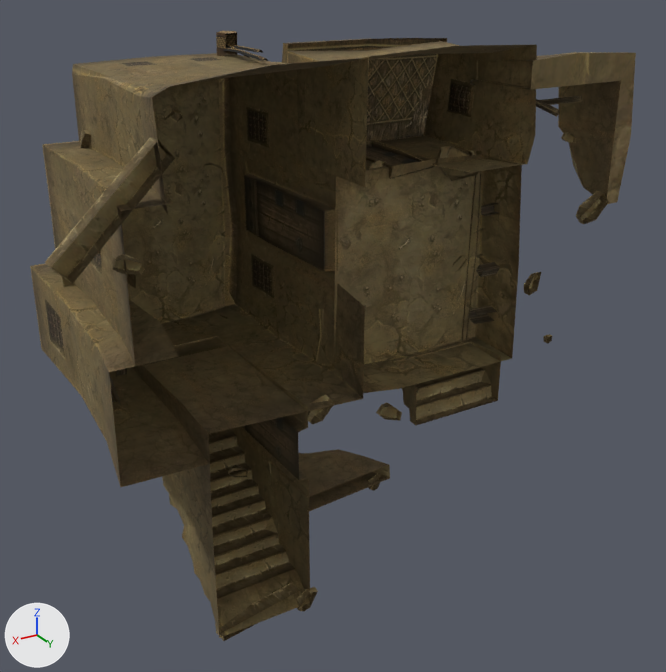
The OBJ model sceneobjs/zhanchang_fuben_206/zhanchang_fuben_206_building_shafang_01c.obj as it was, and as the next commit left it.
Rendered twice from a camera (50 mm lens) standing at (286.0, 438.0, 178.0) and looking at (-26.0, -81.0, -81.0). The lights are fixed; the arrows at lower left show +X, +Y and +Z. Where no turn or scale is listed for an object, it has been applied to the vertices. Vertices at the same position are counted once.

In view in the first picture: 'zhanchang_fuben_206_building_shafang_01c'.
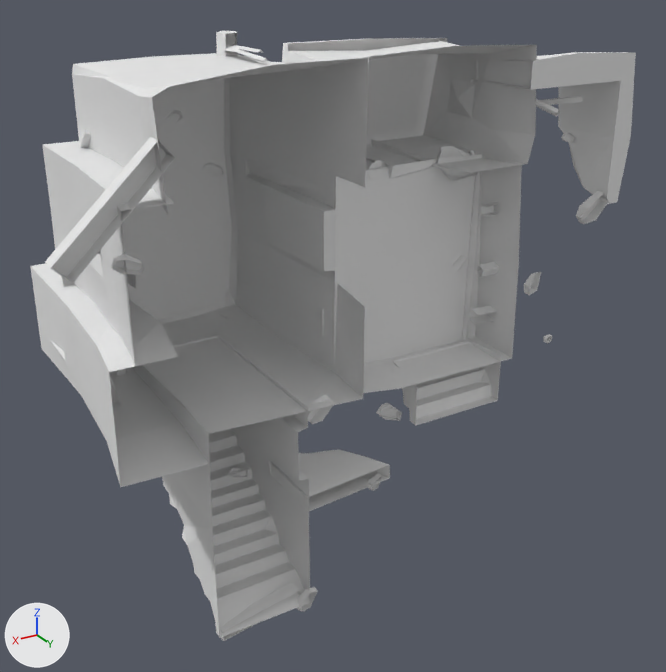
Changed parts and their boxes (x1, y1, x2, y2) in the pictures (666 x 672 px):
part 1 of me_zhanchang_fuben_206_building_shafang_01c, recoloured (brown to grey)
    both: (44, 31, 522, 638)
part 2 of me_zhanchang_fuben_206_building_shafang_01c, recoloured (brown to grey)
    both: (45, 60, 609, 641)
part 3 of me_zhanchang_fuben_206_building_shafang_01c, recoloured (black to grey)
    both: (109, 44, 583, 634)
part 4 of me_zhanchang_fuben_206_building_shafang_01c, recoloured (brown to grey)
    both: (30, 41, 636, 528)

The edits, one by one:
Material 'material_4' (mat_material_4_1) is new.
Its base color is (0.8, 0.8, 0.8) (white #e7e7e7).
Its roughness is 1.0.
Material 'material_2' (mat_material_2_1) is new.
Its base color is (0.8, 0.8, 0.8) (white #e7e7e7).
Its roughness is 1.0.
Material 'material_1' (mat_material_1_1) is new.
Its base color is (0.8, 0.8, 0.8) (white #e7e7e7).
Its roughness is 1.0.
Material 'material_3' (mat_material_3_1) is new.
Its base color is (0.8, 0.8, 0.8) (white #e7e7e7).
Its roughness is 1.0.
me_zhanchang_fuben_206_building_shafang_01c has 877 vertices, 1200 faces and spans x -214.0..184.0, y -202.0..4.0, z -238.0..122.0.
me_zhanchang_fuben_206_building_shafang_01c is used by ob_zhanchang_fuben_206_building_shafang_01c; location (0.0, 0.0, 0.0).
me_zhanchang_fuben_206_building_shafang_01c part 1: all 148 faces that had it switch from mat_material_2 (picture img_zhanchang_fuben_206_building_shafang_01c_02_png) to mat_material_2_1 (white #e7e7e7).
me_zhanchang_fuben_206_building_shafang_01c part 2: all 454 faces that had it switch from mat_material_3 (picture img_zhanchang_fuben_206_building_shafang_01c_04_png) to mat_material_3_1 (white #e7e7e7).
me_zhanchang_fuben_206_building_shafang_01c part 3: all 278 faces that had it switch from mat_material_4 (picture img_zhanchang_fuben_206_building_shafang_01c_03_png) to mat_material_4_1 (white #e7e7e7).
me_zhanchang_fuben_206_building_shafang_01c part 4: all 320 faces that had it switch from mat_material_1 (picture img_zhanchang_fuben_206_building_shafang_01c_01_png) to mat_material_1_1 (white #e7e7e7).
